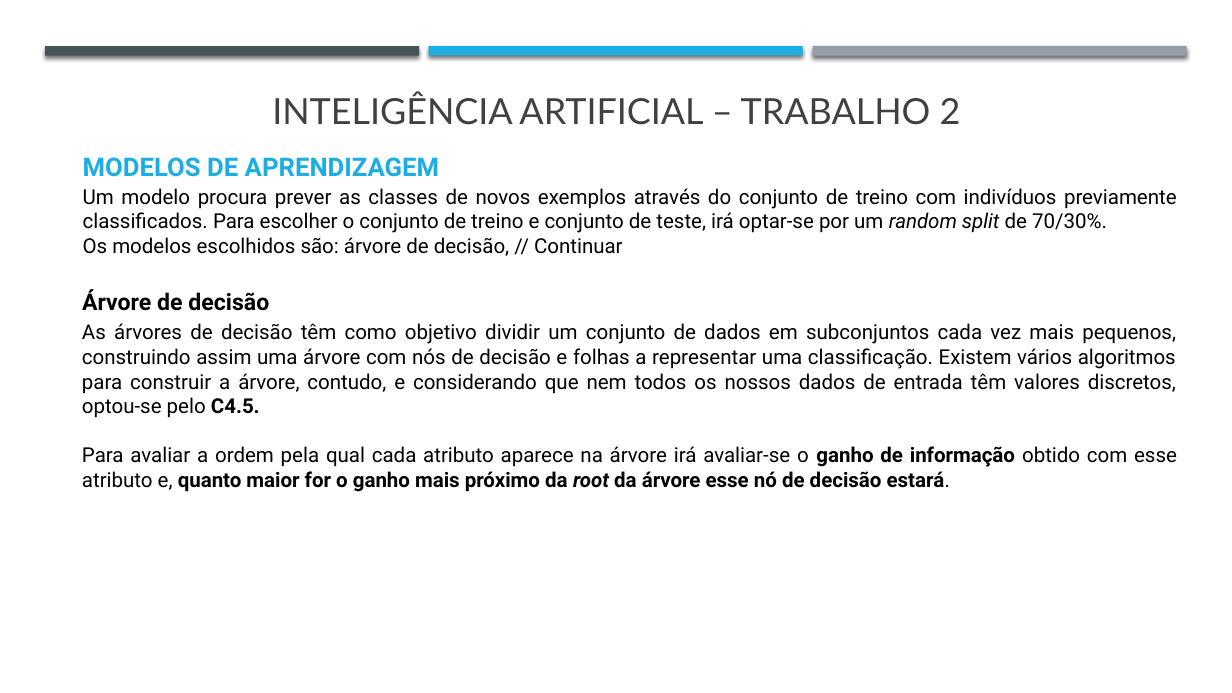
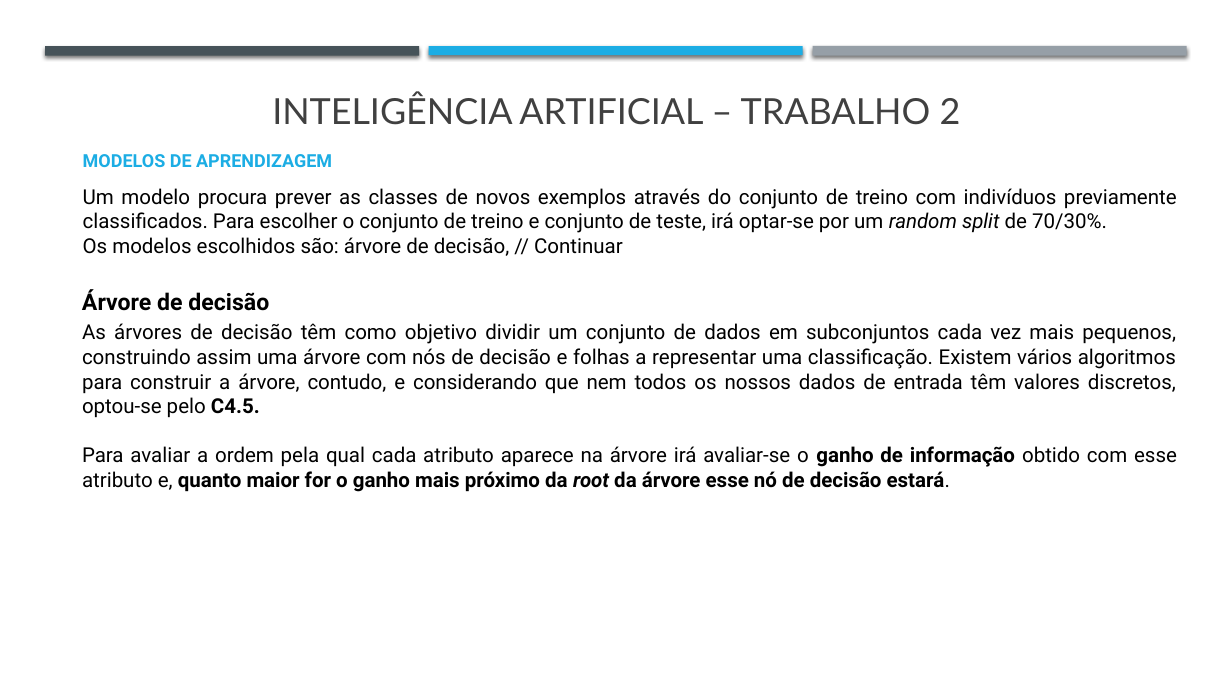
Before and after one commit to j-vm/FEUP_IART_2020, a slide deck: slide 5 of Assigment2/Checkpoint1_trabalho2.pptx (slide 4 before the commit). Drawn at 1232x693 pixels with LibreOffice and Linux fonts; fonts in the diff are those of the drawing. Boxes give left, top, right and bottom in pixels: in the first picture for what was removed or moved away, otherwise in the second. Text is boxed around its words. In the diff, an @@ line names an element or a change of style, - is before the commit and + after.

```diff
--- a/Assigment2/Checkpoint1_trabalho2.pptx
+++ b/Assigment2/Checkpoint1_trabalho2.pptx
@@ text "MODELOS DE APRENDIZAGEM" at (83,154,332,167): size 20 to 14 pt @@
```
Also in this commit, not shown: 4 other slides changed, 1 slide added, 3 other files.
